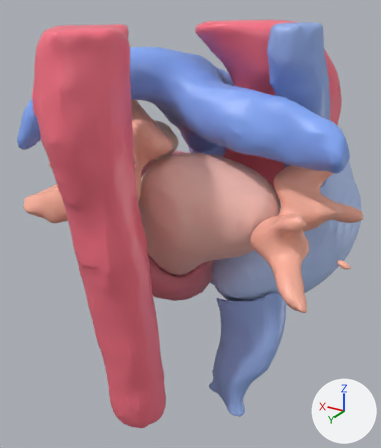
The glTF model web/public/data/mesh/heart_ar.glb as it was, and as the next commit left it.
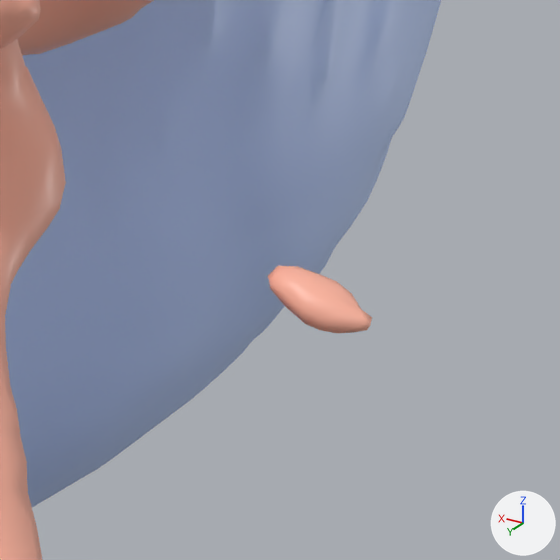
There are two pictures of each version: one whole from a camera (50 mm lens) standing at (-0.0922, 0.1643, 0.075) and looking at (0.0036, 0.0046, -0.0048), one close up on the part from 79% to 99% of the width and 50% to 67% of the height. Lighting does not change. The marker at lower right points along +X, +Y and +Z. The last two pictures show the newer version.

Objects in the first close-up: 'heart_atrium_right', 'pulmonary_vein'.
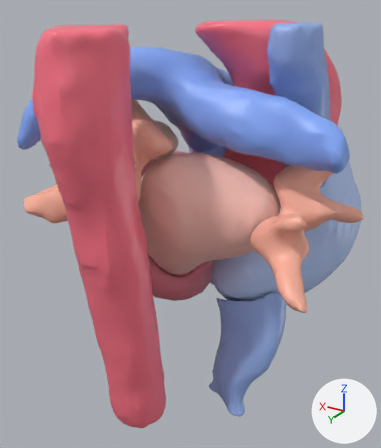
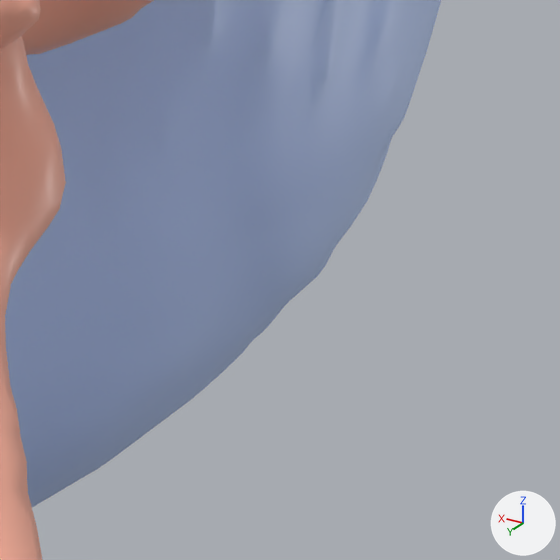
The newer file is also turned or shifted as a whole; pictures and numbers use the older file's frame.

Location of each change, (x1, y1, x2, y2) in pixels of the close-ups (560 x 560 px; the box of a moved part takes in the faces that stretch with it):
'pulmonary_vein', reshaped
    before: (0, 0, 372, 560)
    after: (0, 0, 154, 560)
part 1 of me_pulmonary_vein, deleted (beige)
    before: (268, 266, 372, 333)
part 2 of me_pulmonary_vein, moved or reshaped
    before: (0, 0, 101, 180)
    after: (0, 0, 101, 179)

What changed in the scene script:
```text
Change me_pulmonary_vein:
    used by ob_pulmonary_vein; location = (0.0, 0.0, 0.0)
    remove me_pulmonary_vein.from_pydata(...)  # 4006 vertices, 8000 faces; spans x -0.0646..0.0483, y -0.0002..0.05, z -0.0013..0.0454
    add me_pulmonary_vein.from_pydata(...)  # 4004 vertices, 8000 faces; spans x -0.0591..0.0483, y -0.0002..0.05, z -0.0013..0.0454
    me_pulmonary_vein part 1: the loose piece of 52 vertices spanning x -0.0646..-0.0606, y 0.0338..0.0358, z 0.0079..0.0098 is deleted
    me_pulmonary_vein part 2: 117 vertices moved from x -0.0542..-0.0347, y 0.0068..0.0402, z 0.0117..0.0199 to x -0.0542..-0.0347, y 0.0067..0.0403, z 0.0118..0.02; 67 vertices removed from x -0.0536..-0.0354, y 0.0058..0.0394, z 0.0129..0.019; 96 vertices added at x -0.0535..-0.0354, y 0.006..0.0397, z 0.0131..0.0188
    other edits to the shape of me_pulmonary_vein do not show in these pictures
```
